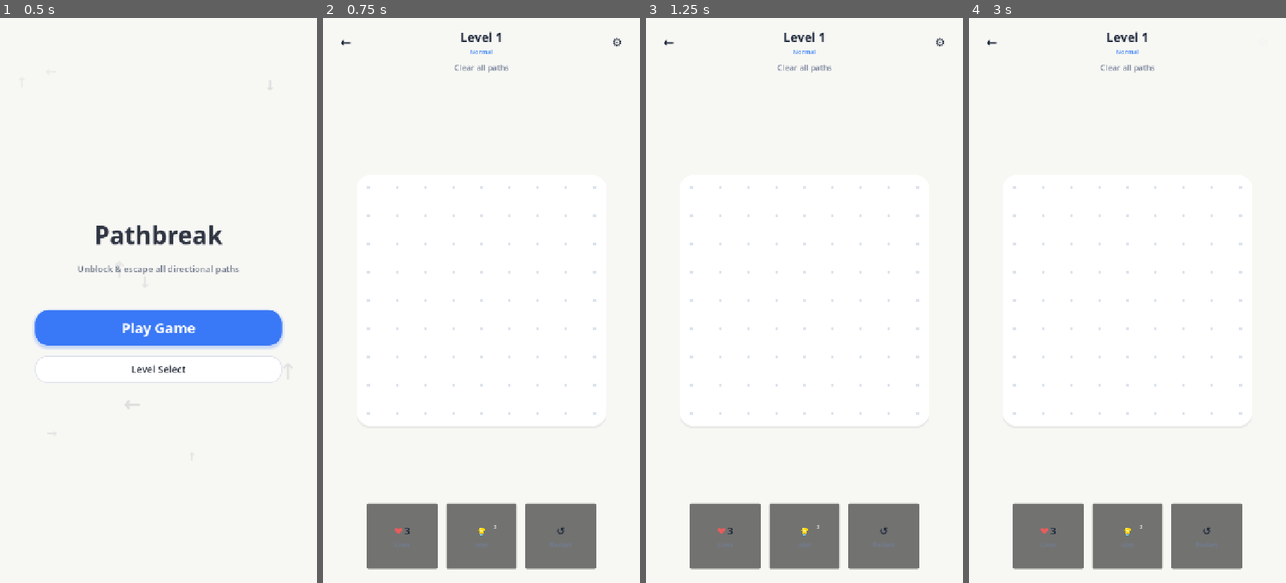
Above: before the commit, frames 1-4 (left to right).
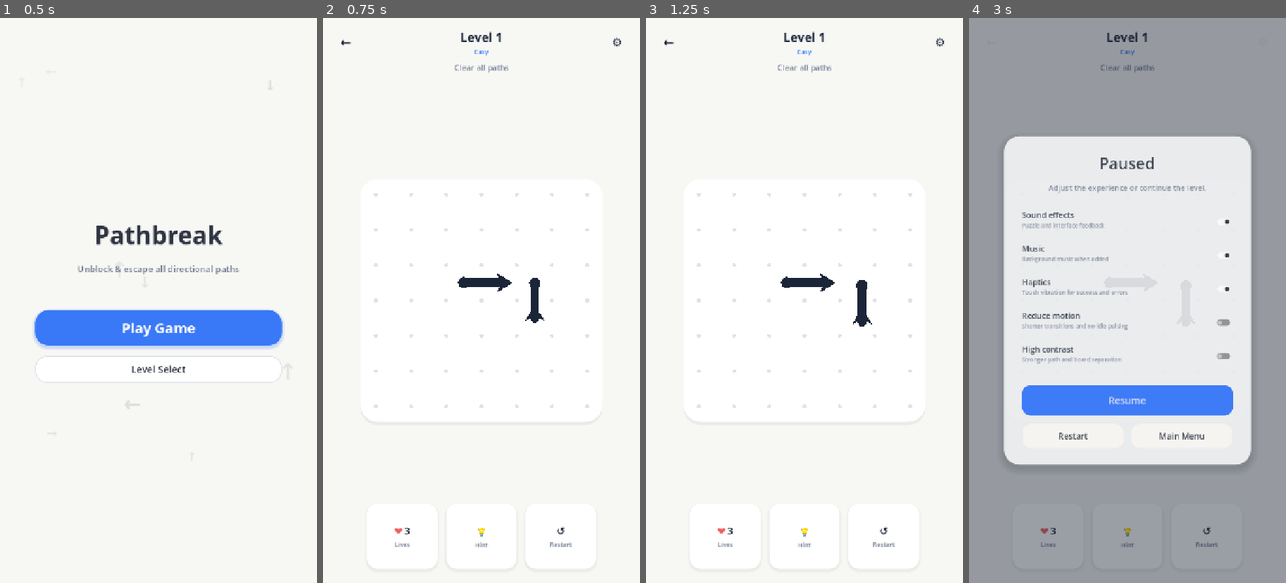
Above: after the commit, the same moments.

Repository: arvindgaikwad/Pathbreak
Game: Godot game, scene res://scenes/MainMenu.tscn
Same seed, same stepped clock (60 frames per second), same inputs: the game is played once before the commit and once after it.
Inputs (mouse positions are in pixels of both pictures, inside the frame that each line leads up to):
- Up to frame 1 (0.5 s): no input
- Up to frame 2 (0.75 s): click "Play Game" at 0.5 s
- Up to frame 3 (1.25 s): no input
- Up to frame 4 (3 s): click "←" at 1.25 s; click (1127, 328) at 2 s, where only the run after the commit has a clickable "Play Game"; click "⚙" at 2.75 s

Frame 1 is identical in both runs. In frame 2, 9.1% of the frame differs, in the area x 13-87%, y 5-98%; in frame 3, 9.1%; in frame 4, 62%, in the area x 0-100%, y 0-100%.
Error before the commit: Parse Error: Cannot infer the type of "activated" variable because the value doesn't have a set type. (res://scripts/ui/hud.gd:79)

Commit message:
Fix type annotation in hud.gd for strict GDScript 4.7 compilation

Diff:
--- a/project.godot
+++ b/project.godot
@@ -3,7 +3,7 @@
 ; since the parameters that go here are not all obvious.
 ;
 ; Format:
-;   [section] ; section between []
+;   [section] ; section goes between []
 ;   param=value ; assign values to parameters
 
 config_version=5
@@ -29,9 +29,9 @@
 
 window/size/viewport_width=720
 window/size/viewport_height=1280
-window/handheld/orientation="portrait"
 window/stretch/mode="canvas_items"
 window/stretch/aspect="expand"
+window/handheld/orientation="portrait"
 
 [input_devices]
 
--- a/scripts/ui/hud.gd
+++ b/scripts/ui/hud.gd
@@ -75,7 +75,7 @@
 func _on_card_input(event: InputEvent, card: Control, callback: Callable) -> void:
 	if interaction_locked or not controls_enabled:
 		return
-	var activated := (
+	var activated: bool = (
 		event is InputEventMouseButton
 		and event.button_index == MOUSE_BUTTON_LEFT
 		and event.pressed
Not shown, added: scripts/SettingsManager.gd.uid
Not shown, added: scripts/gameplay/level_data_validator.gd.uid
Not shown, added: scripts/ui/pause_menu.gd.uid
Not shown, added: tests/test_level_data_validator.gd.uid
